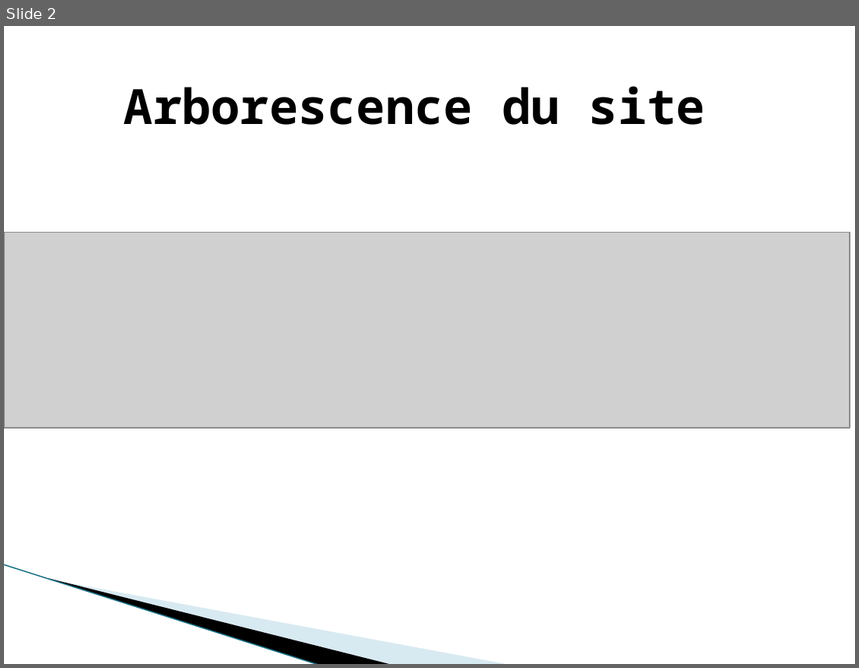
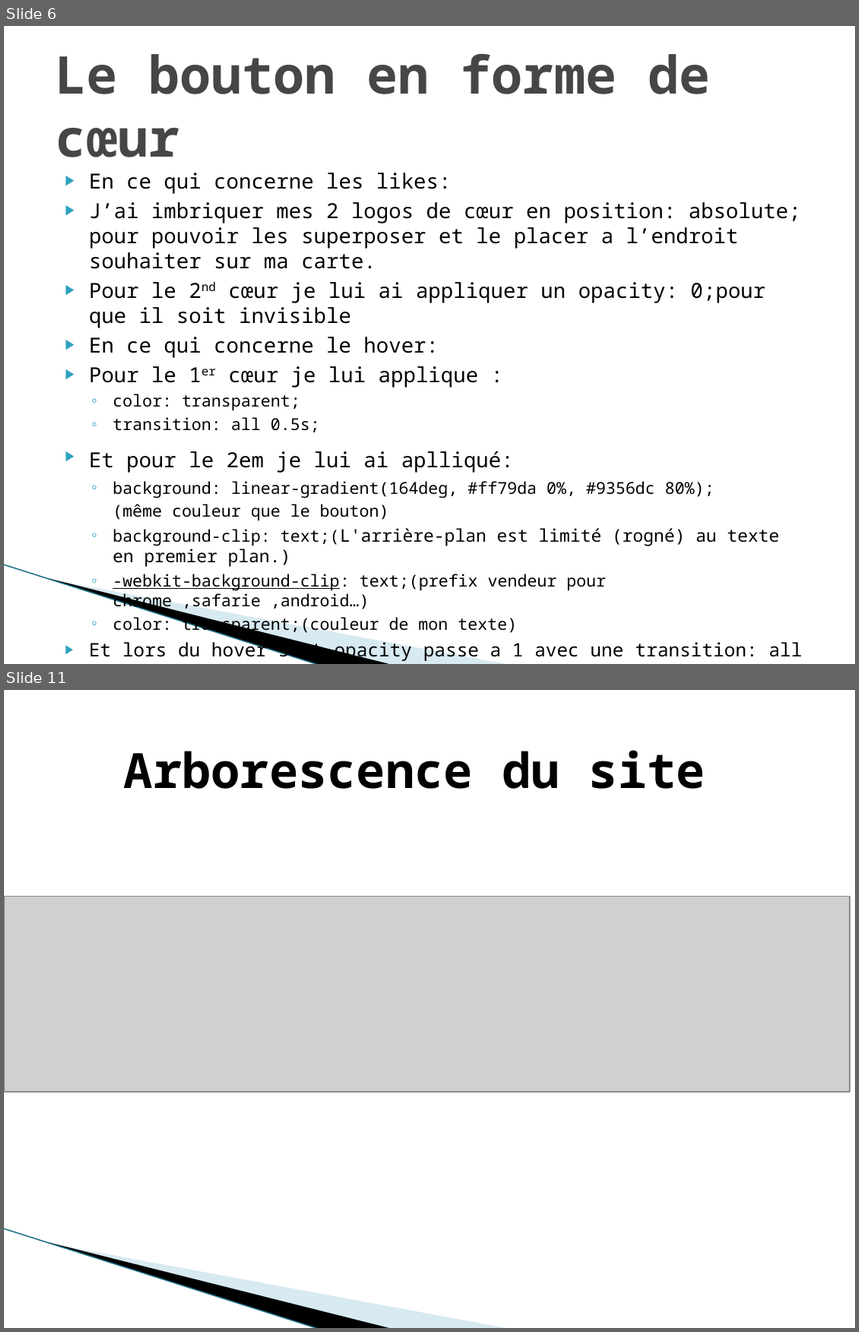
Before and after one commit to gwenaelgressier/GwenaelGressier_03_22022022, a slide deck: présentation du p3.pptx. Shown one above the other, each under a label of ours: slide 2 before the commit, slides 6 and 11 after it; the slides between them are not shown. The pictures are 859x668 and 859x1332 pixels, drawn with LibreOffice and Linux fonts; fonts in the diff are those of the drawing; grey boxes stand for pictures; background and template pictures are left out. Boxes give left, top, right and bottom in pixels: in the first picture for what was removed or moved away, otherwise in the second. Text is boxed around its words. In the diff, an @@ line names an element or a change of style, - is before the commit and + after.

```diff
--- a/présentation du p3.pptx
+++ b/présentation du p3.pptx
@@ slide 6 added at [4,26,855,664], background #FFFFFF; not listed: 3 template elements that a slide beside it also shows @@
@@ title added at [55,53,710,157], 44 pt, text #464646, bold @@
+Le bouton en forme de cœur
@@ text added at [89,173,803,661], 17.6 pt, text #000000 @@
+▶ En ce qui concerne les likes:
+▶ J’ai imbriquer mes 2 logos de cœur en position: absolute; pour pouvoir les superposer et le placer a l’endroit souhaiter sur ma carte.
+▶ Pour le 2nd cœur je lui ai appliquer un opacity: 0;pour que il soit invisible
+▶ En ce qui concerne le hover:
+▶ Pour le 1er cœur je lui applique :
+  ◦ color: transparent;
+  ◦ transition: all 0.5s;
+▶ Et pour le 2em je lui ai aplliqué:
+  ◦ background: linear-gradient(164deg, #ff79da 0%, #9356dc 80%);
+  (même couleur que le bouton)
+  ◦ background-clip: text;(L'arrière-plan est limité (rogné) au texte en premier plan.)
+  ◦ -webkit-background-clip: text;(prefix vendeur pour chrome ,safarie ,android…)
+  ◦ color: transparent;(couleur de mon texte)
+▶ Et lors du hover sont opacity passe a 1 avec une transition: all 0.5s.
@@ what was slide 2 is now slide 11 @@
```
Also in this commit, not shown: 1 slide changed, 9 other slides added, 5 other files.
